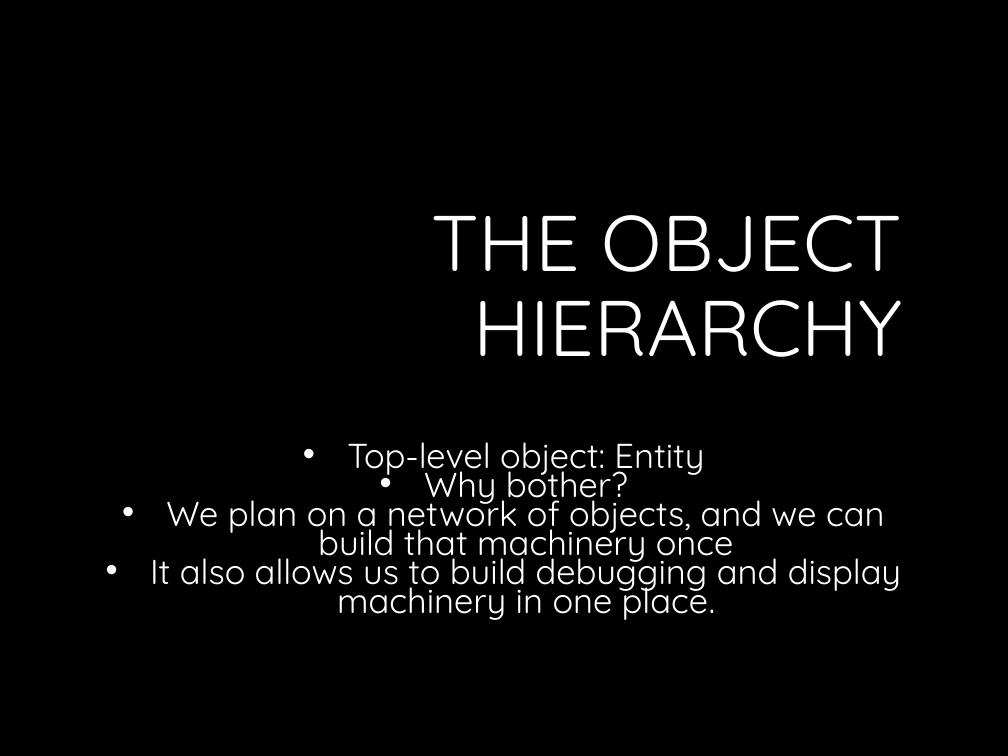
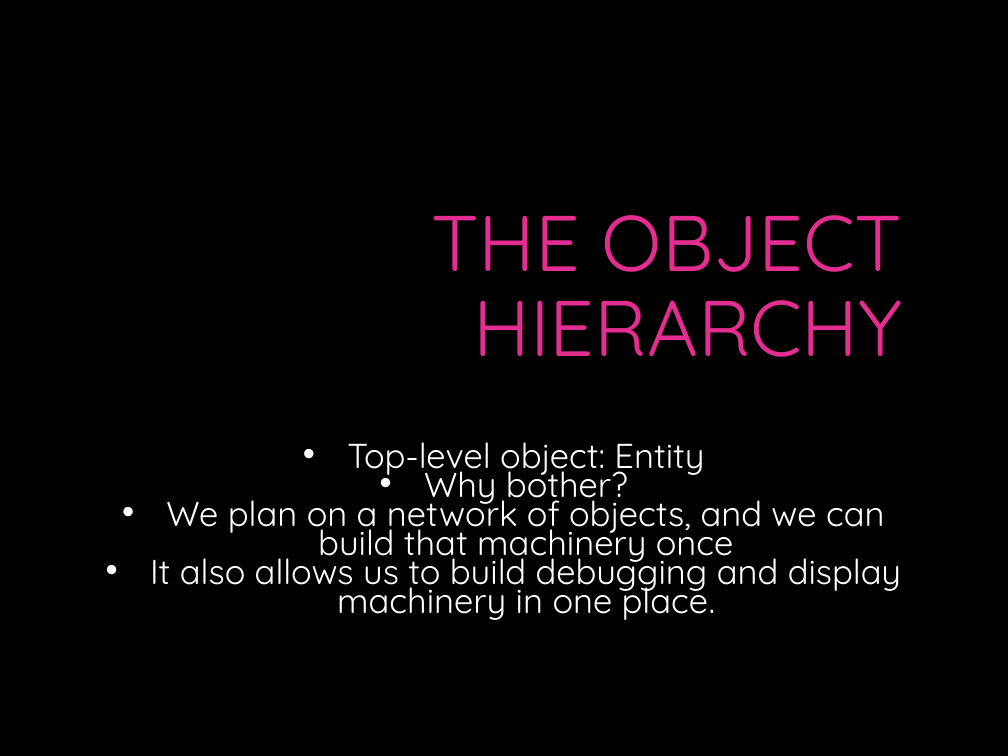
Before and after one commit to gcallah/indras_net, a slide deck: slide 11 of docs/Indra.pptx. Drawn at 1008x756 pixels with LibreOffice and Linux fonts; fonts in the diff are those of the drawing; background and template pictures are left out. Boxes give left, top, right and bottom in pixels: in the first picture for what was removed or moved away, otherwise in the second. Text is boxed around its words. In the diff, an @@ line names an element or a change of style, - is before the commit and + after.

```diff
--- a/docs/Indra.pptx
+++ b/docs/Indra.pptx
@@ title "THE OBJECT HIERARCHY" at [431,215,902,357]: text colour #FFFFFF to #E32D91 @@
```
Also in this commit, not shown: 10 other slides changed.
